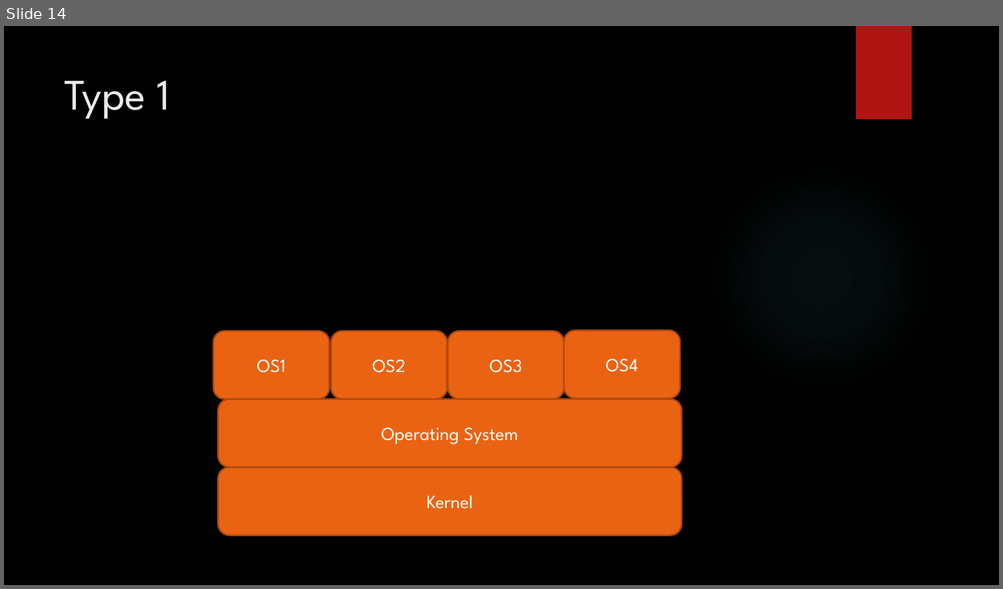
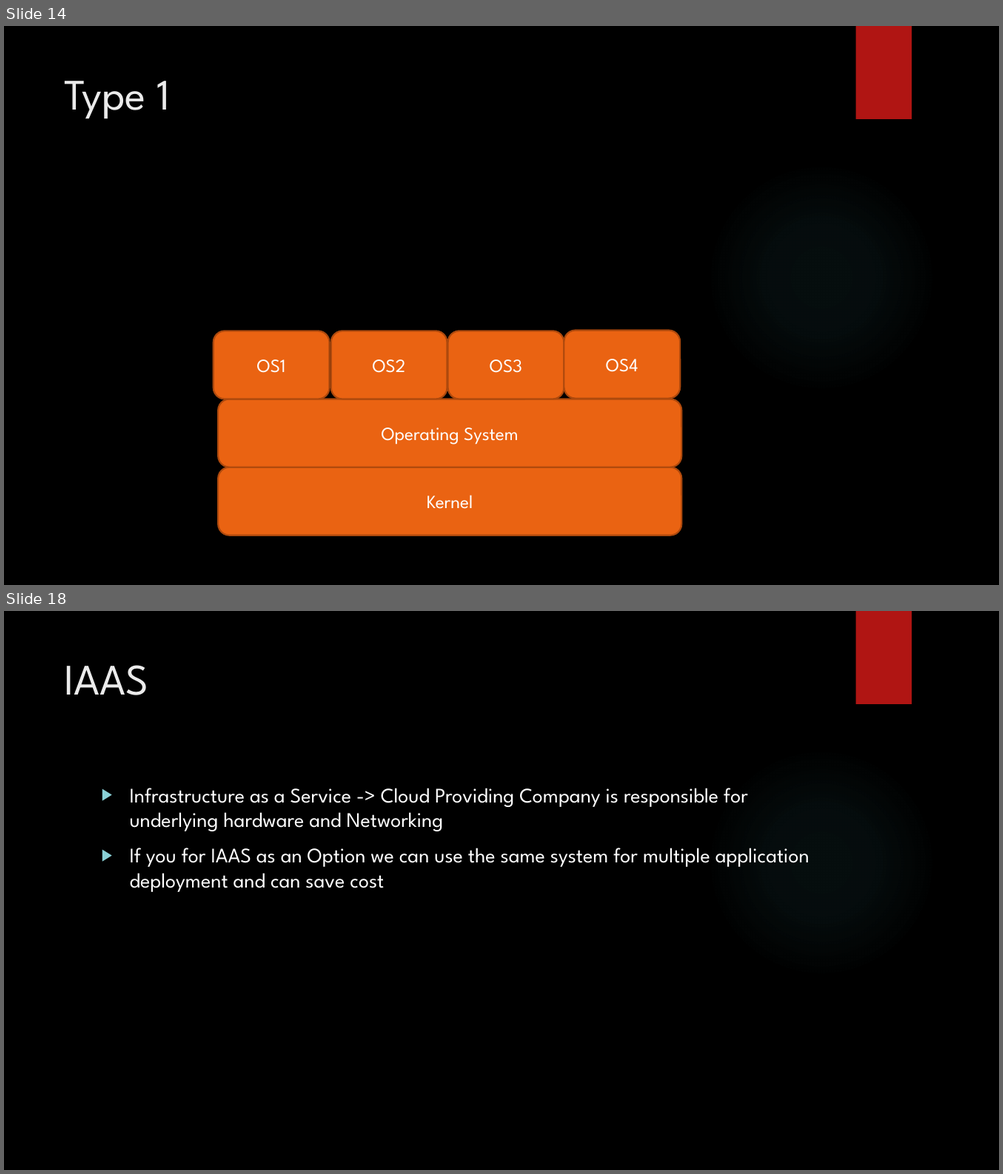
Before and after one commit to karthick1808/DW001, a slide deck: Cloud Basics.pptx. Shown one above the other, each under a label of ours: slide 14 before the commit, slides 14 and 18 after it; the slides between them are not shown. The pictures are 1003x589 and 1003x1174 pixels, drawn with LibreOffice and Linux fonts; fonts in the diff are those of the drawing; background and template pictures are left out. Boxes give left, top, right and bottom in pixels: in the first picture for what was removed or moved away, otherwise in the second. Text is boxed around its words. In the diff, an @@ line names an element or a change of style, - is before the commit and + after.

```diff
--- a/Cloud Basics.pptx
+++ b/Cloud Basics.pptx
@@ slide 18 added at (4, 611, 999, 1170), background picture (left out); not listed: 2 template elements that a slide beside it also shows @@
@@ title added at (64, 665, 148, 695), 42 pt, text #EBEBEB @@
+IAAS
@@ text added at (130, 788, 809, 892), 20 pt, text #FFFFFF @@
+▶ Infrastructure as a Service -> Cloud Providing Company is responsible for underlying hardware and Networking
+▶ If you for IAAS as an Option we can use the same system for multiple application deployment and can save cost
```
Also in this commit, not shown: 2 slides changed, 7 other slides added.
